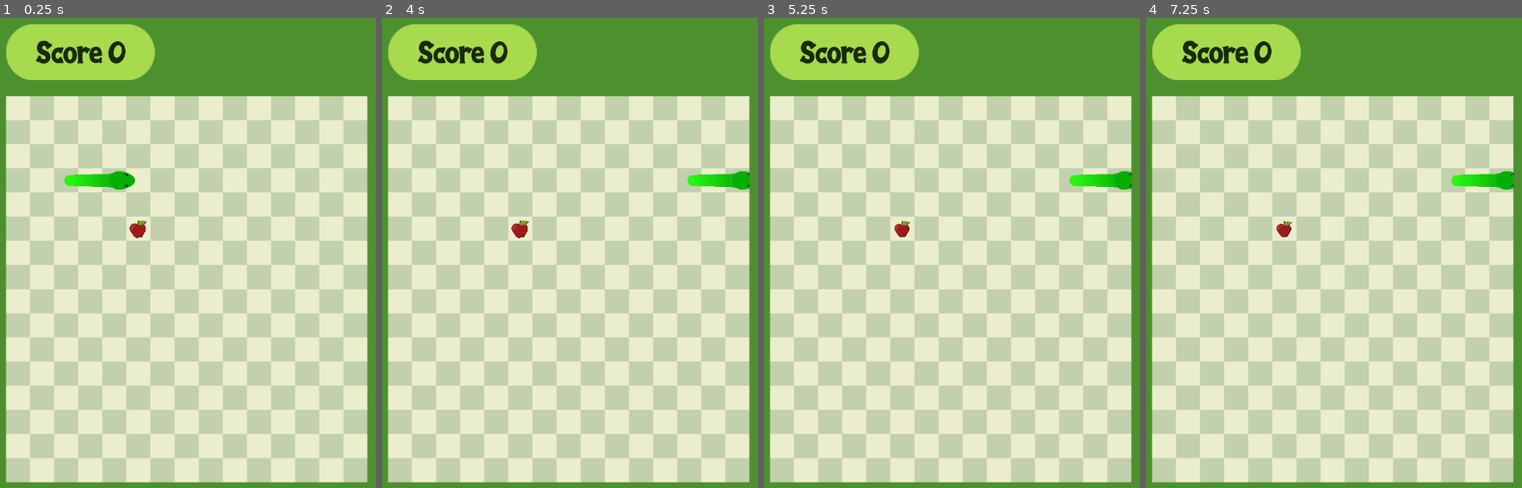
Above: before the commit, frames 1-4 (left to right).
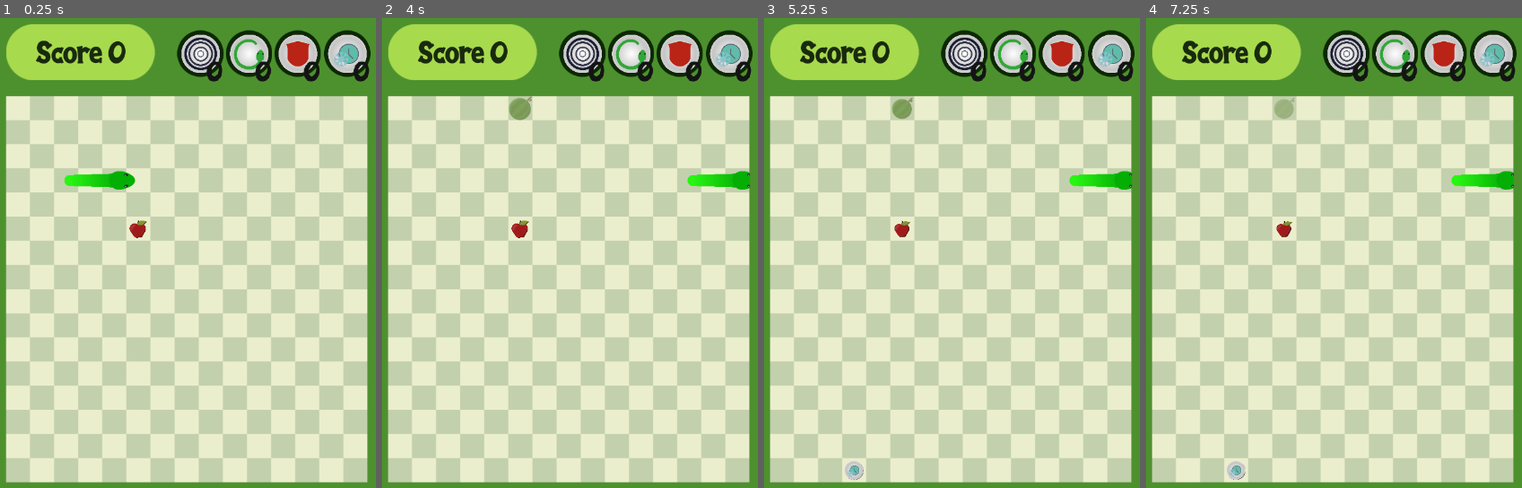
Above: after the commit, the same moments.

Repository: allanbts17/snakeMobile
Game: Godot game, scene res://game.tscn
The game is run twice, just before and just after one commit, with the same random seed, the same clock (stepped at 60 frames per second) and the same inputs.
Inputs (mouse positions are in pixels of both pictures, inside the frame that each line leads up to):
- Up to frame 1 (0.25 s): no input
- Up to frame 2 (4 s): move the mouse to (656, 332) at 0.52 s; click (656, 332) at 0.67 s; drag from (487, 408) to (521, 229) at 1.27 s; move the mouse to (607, 210) at 2.02 s; click (607, 210) at 2.17 s; tap Enter at 2.75 s; drag from (outside the picture) to (716, 182) at 2.77 s; tap Space at 3.5 s; move the mouse to (690, 478) at 3.52 s; click (690, 478) at 3.67 s
- Up to frame 3 (5.25 s): tap Enter at 4.25 s; drag from (827, 262) to (891, 191) at 4.27 s; tap Space at 5 s; move the mouse to (970, 370) at 5.02 s; click (970, 370) at 5.17 s
- Up to frame 4 (7.25 s): tap Enter at 5.75 s; drag from (1273, 191) to (1251, 408) at 5.77 s; tap Space at 6.5 s; move the mouse to (1420, 332) at 6.52 s; click (1420, 332) at 6.67 s

The runs differ from the first frame. In frame 1, 4.1% of the frame differs, in the area x 47-99%, y 2-14%; in frame 2, 4.4%; in frame 3, 4.5%, in the area x 21-99%, y 2-99%; in frame 4, 4.5%.

Commit message:
Power_ups, fix scarce food reposition

Diff:
--- a/game.tscn
+++ b/game.tscn
@@ -17,26 +17,34 @@
 [ext_resource path="res://assets/food/scarce4.png" type="Texture" id=15]
 [ext_resource path="res://scarce.gd" type="Script" id=16]
 [ext_resource path="res://animated_scale.shader" type="Shader" id=17]
-
-[sub_resource type="ShaderMaterial" id=12]
+[ext_resource path="res://assets/power_ups/attract.png" type="Texture" id=18]
+[ext_resource path="res://assets/power_ups/cut.png" type="Texture" id=19]
+[ext_resource path="res://assets/power_ups/invincibility.png" type="Texture" id=20]
+[ext_resource path="res://assets/power_ups/ring_off.png" type="Texture" id=21]
+[ext_resource path="res://assets/power_ups/ring_on.png" type="Texture" id=22]
+[ext_resource path="res://assets/power_ups/slow_down.png" type="Texture" id=23]
+[ext_resource path="res://power_ups.gd" type="Script" id=24]
+[ext_resource path="res://power_ups_count.gd" type="Script" id=25]
+
+[sub_resource type="ShaderMaterial" id=1]
 shader = ExtResource( 17 )
 shader_param/time_factor = 1.5
 shader_param/amplitud = 0.8
 
-[sub_resource type="ShaderMaterial" id=11]
+[sub_resource type="ShaderMaterial" id=2]
 shader = ExtResource( 17 )
 shader_param/time_factor = 1.5
 shader_param/amplitud = 0.8
 
-[sub_resource type="CircleShape2D" id=1]
+[sub_resource type="CircleShape2D" id=3]
 radius = 110.045
 
-[sub_resource type="ShaderMaterial" id=13]
+[sub_resource type="ShaderMaterial" id=4]
 shader = ExtResource( 17 )
 shader_param/time_factor = 1.5
 shader_param/amplitud = 0.8
 
-[sub_resource type="SpriteFrames" id=8]
+[sub_resource type="SpriteFrames" id=5]
 animations = [ {
 "frames": [ ExtResource( 12 ), ExtResource( 13 ), ExtResource( 14 ), ExtResource( 15 ) ],
 "loop": true,
@@ -44,33 +52,125 @@
 "speed": 5.0
 } ]
 
+[sub_resource type="ShaderMaterial" id=6]
+shader = ExtResource( 17 )
+shader_param/time_factor = 1.5
+shader_param/amplitud = 0.8
+
+[sub_resource type="CircleShape2D" id=7]
+radius = 130.0
+
+[sub_resource type="Animation" id=8]
+resource_name = "blink"
+length = 2.0
+tracks/0/type = "value"
+tracks/0/path = NodePath(".:modulate")
+tracks/0/interp = 1
+tracks/0/loop_wrap = true
+tracks/0/imported = false
+tracks/0/enabled = true
+tracks/0/keys = {
+"times": PoolRealArray( 0, 0.3, 0.6, 0.9, 1.2, 1.5, 1.8, 2 ),
+"transitions": PoolRealArray( 1, 1, 1, 1, 1, 1, 1, 1 ),
+"update": 0,
+"values": [ Color( 1, 1, 1, 1 ), Color( 1, 1, 1, 0 ), Color( 1, 1, 1, 1 ), Color( 1, 1, 1, 0 ), Color( 1, 1, 1, 1 ), Color( 1, 1, 1, 0 ), Color( 1, 1, 1, 1 ), Color( 1, 1, 1, 0 ) ]
+}
+
+[sub_resource type="Curve" id=9]
+_data = [ Vector2( 0, 1 ), 0.0, 0.156816, 0, 0, Vector2( 1, 0.782209 ), -0.00223913, 0.0, 0, 0 ]
+
+[sub_resource type="Gradient" id=10]
+colors = PoolColorArray( 0.0196078, 0.686275, 0.0196078, 1, 0.160784, 0.964706, 0.0745098, 1 )
+
+[sub_resource type="CapsuleShape2D" id=11]
+height = 70.8333
+
+[sub_resource type="CapsuleShape2D" id=12]
+radius = 4.99796
+height = 8.0
+
+[sub_resource type="RectangleShape2D" id=13]
+extents = Vector2( 10, 343.855 )
+
 [sub_resource type="ShaderMaterial" id=14]
 shader = ExtResource( 17 )
 shader_param/time_factor = 1.5
 shader_param/amplitud = 0.8
 
-[sub_resource type="CircleShape2D" id=9]
-radius = 130.0
-
-[sub_resource type="Curve" id=2]
-_data = [ Vector2( 0, 1 ), 0.0, 0.156816, 0, 0, Vector2( 1, 0.782209 ), -0.00223913, 0.0, 0, 0 ]
-
-[sub_resource type="Gradient" id=3]
-colors = PoolColorArray( 0.0196078, 0.686275, 0.0196078, 1, 0.160784, 0.964706, 0.0745098, 1 )
-
-[sub_resource type="CapsuleShape2D" id=4]
-height = 70.8333
-
-[sub_resource type="CapsuleShape2D" id=5]
-radius = 4.99796
-height = 8.0
-
-[sub_resource type="RectangleShape2D" id=6]
-extents = Vector2( 10, 343.855 )
-
-[sub_resource type="DynamicFont" id=7]
+[sub_resource type="SpriteFrames" id=15]
+animations = [ {
+"frames": [ ExtResource( 18 ), ExtResource( 19 ), ExtResource( 20 ), ExtResource( 23 ) ],
+"loop": true,
+"name": "power",
+"speed": 5.0
+} ]
+
+[sub_resource type="CircleShape2D" id=16]
+radius = 181.987
+
+[sub_resource type="Animation" id=17]
+resource_name = "blink"
+length = 2.0
+tracks/0/type = "value"
+tracks/0/path = NodePath("Sprite:modulate")
+tracks/0/interp = 1
+tracks/0/loop_wrap = true
+tracks/0/imported = false
+tracks/0/enabled = true
+tracks/0/keys = {
+"times": PoolRealArray( 0, 0.3, 0.6, 0.9, 1.2, 1.5, 1.8, 2 ),
+"transitions": PoolRealArray( 1, 1, 1, 1, 1, 1, 1, 1 ),
+"update": 0,
+"values": [ Color( 1, 1, 1, 1 ), Color( 1, 1, 1, 0 ), Color( 1, 1, 1, 1 ), Color( 1, 1, 1, 0 ), Color( 1, 1, 1, 1 ), Color( 1, 1, 1, 0 ), Color( 1, 1, 1, 1 ), Color( 1, 1, 1, 0 ) ]
+}
+tracks/1/type = "value"
+tracks/1/path = NodePath("Sprite2:modulate")
+tracks/1/interp = 1
+tracks/1/loop_wrap = true
+tracks/1/imported = false
+tracks/1/enabled = true
+tracks/1/keys = {
+"times": PoolRealArray( 0, 0.3, 0.6, 0.9, 1.2, 1.5, 1.8, 2 ),
+"transitions": PoolRealArray( 1, 1, 1, 1, 1, 1, 1, 1 ),
+"update": 0,
+"values": [ Color( 1, 1, 1, 1 ), Color( 1, 1, 1, 0 ), Color( 1, 1, 1, 1 ), Color( 1, 1, 1, 0 ), Color( 1, 1, 1, 1 ), Color( 1, 1, 1, 0 ), Color( 1, 1, 1, 1 ), Color( 1, 1, 1, 0 ) ]
+}
+tracks/2/type = "value"
+tracks/2/path = NodePath(".:modulate")
+tracks/2/interp = 1
+tracks/2/loop_wrap = true
+tracks/2/imported = false
+tracks/2/enabled = true
+tracks/2/keys = {
+"times": PoolRealArray( 0, 0.3, 0.6, 0.9, 1.2, 1.5, 1.8, 2 ),
+"transitions": PoolRealArray( 1, 1, 1, 1, 1, 1, 1, 1 ),
+"update": 0,
+"values": [ Color( 1, 1, 1, 1 ), Color( 1, 1, 1, 0 ), Color( 1, 1, 1, 1 ), Color( 1, 1, 1, 0 ), Color( 1, 1, 1, 1 ), Color( 1, 1, 1, 0 ), Color( 1, 1, 1, 1 ), Color( 1, 1, 1, 0 ) ]
+}
+
+[sub_resource type="Animation" id=19]
+resource_name = "idle"
+length = 0.1
+tracks/0/type = "value"
+tracks/0/path = NodePath(".:modulate")
+tracks/0/interp = 1
+tracks/0/loop_wrap = true
+tracks/0/imported = false
+tracks/0/enabled = true
+tracks/0/keys = {
+"times": PoolRealArray( 0.1 ),
+"transitions": PoolRealArray( 1 ),
+"update": 0,
+"values": [ Color( 1, 1, 1, 1 ) ]
+}
+
+[sub_resource type="DynamicFont" id=18]
 size = 50
 use_filter = true
+font_data = ExtResource( 4 )
+
+[sub_resource type="DynamicFont" id=20]
+size = 54
 font_data = ExtResource( 4 )
 
 [node name="main" type="Node2D"]
@@ -109,19 +209,20 @@
 
 [node name="Sprite2" type="Sprite" parent="game_board/food/apple"]
 self_modulate = Color( 0.313726, 0.313726, 0.313726, 1 )
-material = SubResource( 12 )
+material = SubResource( 1 )
 position = Vector2( 5, 5 )
 texture = ExtResource( 5 )
 
 [node name="Sprite" type="Sprite" parent="game_board/food/apple"]
-material = SubResource( 11 )
+material = SubResource( 2 )
 texture = ExtResource( 5 )
 
 [node name="CollisionShape2D" type="CollisionShape2D" parent="game_board/food/apple"]
 visible = false
-shape = SubResource( 1 )
+shape = SubResource( 3 )
 
 [node name="scarce" type="Area2D" parent="game_board/food"]
+modulate = Color( 1, 1, 1, 0.333333 )
 position = Vector2( 279.5, 279.5 )
 scale = Vector2( 0.15, 0.15 )
 script = ExtResource( 16 )
@@ -131,25 +232,31 @@
 
 [node name="Sprite2" type="AnimatedSprite" parent="game_board/food/scarce"]
 self_modulate = Color( 0.313726, 0.313726, 0.313726, 1 )
-material = SubResource( 13 )
+material = SubResource( 4 )
 position = Vector2( 5, 5 )
 scale = Vector2( 2.5, 2.5 )
-frames = SubResource( 8 )
+frames = SubResource( 5 )
 animation = "fruits"
 
 [node name="Sprite" type="AnimatedSprite" parent="game_board/food/scarce"]
-material = SubResource( 14 )
+material = SubResource( 6 )
 scale = Vector2( 2.5, 2.5 )
-frames = SubResource( 8 )
+frames = SubResource( 5 )
 animation = "fruits"
 
 [node name="CollisionShape2D" type="CollisionShape2D" parent="game_board/food/scarce"]
-shape = SubResource( 9 )
+visible = false
+shape = SubResource( 7 )
 
 [node name="show_timer" type="Timer" parent="game_board/food/scarce"]
+one_shot = true
 
 [node name="hide_timer" type="Timer" parent="game_board/food/scarce"]
 wait_time = 5.0
+one_shot = true
+
+[node name="AnimationPlayer" type="AnimationPlayer" parent="game_board/food/scarce"]
+anims/blink = SubResource( 8 )
 
 [node name="snakeBodyArea" type="Area2D" parent="game_board"]
 script = ExtResource( 8 )
@@ -212,21 +319,52 @@
 
 [node name="CollisionShape2D" type="CollisionShape2D" parent="game_board/border"]
 position = Vector2( -13.233, 343.759 )
-shape = SubResource( 6 )
+shape = SubResource( 13 )
 
 [node name="CollisionShape2D2" type="CollisionShape2D" parent="game_board/border"]
 position = Vector2( 660, 343.759 )
-shape = SubResource( 6 )
+shape = SubResource( 13 )
 
 [node name="CollisionShape2D3" type="CollisionShape2D" parent="game_board/border"]
 position = Vector2( 323.784, 702.482 )
 rotation = 1.5708
-shape = SubResource( 6 )
+shape = SubResource( 13 )
 
 [node name="CollisionShape2D4" type="CollisionShape2D" parent="game_board/border"]
 position = Vector2( 323.784, -14.164 )
 rotation = 1.5708
-shape = SubResource( 6 )
+shape = SubResource( 13 )
+
+[node name="power_ups" type="Area2D" parent="game_board"]
+position = Vector2( -100, -100 )
+scale = Vector2( 0.1, 0.1 )
+script = ExtResource( 24 )
+
+[node name="AnimatedSprite2" type="AnimatedSprite" parent="game_board/power_ups"]
+self_modulate = Color( 0.313726, 0.313726, 0.313726, 1 )
+material = SubResource( 14 )
+position = Vector2( 5, 5 )
+frames = SubResource( 15 )
+animation = "power"
+
+[node name="AnimatedSprite" type="AnimatedSprite" parent="game_board/power_ups"]
+material = SubResource( 14 )
+frames = SubResource( 15 )
+animation = "power"
+
+[node name="CollisionShape2D" type="CollisionShape2D" parent="game_board/power_ups"]
+visible = false
+shape = SubResource( 16 )
+
+[node name="show_timer" type="Timer" parent="game_board/power_ups"]
+one_shot = true
+
+[node name="hide_timer" type="Timer" parent="game_board/power_ups"]
+one_shot = true
+
+[node name="AnimationPlayer" type="AnimationPlayer" parent="game_board/power_ups"]
+anims/blink = SubResource( 17 )
+anims/idle = SubResource( 19 )
 
 [node name="upper_interface" type="Control" parent="."]
 margin_left = 37.0
@@ -253,10 +391,157 @@
 margin_top = 36.7755
 margin_right = 246.0
 margin_bottom = 114.775
-custom_fonts/font = SubResource( 7 )
+custom_fonts/font = SubResource( 18 )
 custom_colors/font_color = Color( 0.101961, 0.168627, 0.054902, 1 )
 text = "Score 150"
 align = 1
+valign = 1
+__meta__ = {
+"_edit_use_anchors_": false
+}
+
+[node name="power_ups" type="Node2D" parent="upper_interface"]
+position = Vector2( 348, 75 )
+scale = Vector2( 0.85, 0.85 )
+script = ExtResource( 25 )
+__meta__ = {
+"_edit_group_": true
+}
+
+[node name="attract" type="Node2D" parent="upper_interface/power_ups"]
+__meta__ = {
+"_edit_group_": true
+}
+
+[node name="TextureProgress" type="TextureProgress" parent="upper_interface/power_ups/attract"]
+margin_left = -48.5
+margin_top = -48.5
+margin_right = 48.5
+margin_bottom = 48.5
+texture_under = ExtResource( 21 )
+texture_progress = ExtResource( 22 )
+fill_mode = 4
+__meta__ = {
+"_edit_use_anchors_": false
+}
+
+[node name="power" type="Sprite" parent="upper_interface/power_ups/attract"]
+scale = Vector2( 0.22, 0.22 )
+texture = ExtResource( 18 )
+
+[node name="Label" type="Label" parent="upper_interface/power_ups/attract"]
+margin_left = 12.4642
+margin_top = 3.73928
+margin_right = 46.4642
+margin_bottom = 75.7393
+custom_fonts/font = SubResource( 20 )
+custom_colors/font_color = Color( 0.0823529, 0.0823529, 0.0862745, 1 )
+text = "0"
+valign = 1
+__meta__ = {
+"_edit_use_anchors_": false
+}
+
+[node name="cut" type="Node2D" parent="upper_interface/power_ups"]
+position = Vector2( 102, 0 )
+__meta__ = {
+"_edit_group_": true
+}
+
+[node name="TextureProgress" type="TextureProgress" parent="upper_interface/power_ups/cut"]
+margin_left = -48.5
+margin_top = -48.5
+margin_right = 48.5
+margin_bottom = 48.5
+texture_under = ExtResource( 21 )
+texture_progress = ExtResource( 22 )
+fill_mode = 4
+__meta__ = {
+"_edit_use_anchors_": false
+}
+
+[node name="power" type="Sprite" parent="upper_interface/power_ups/cut"]
+scale = Vector2( 0.22, 0.22 )
+texture = ExtResource( 19 )
+
+[node name="Label" type="Label" parent="upper_interface/power_ups/cut"]
+margin_left = 12.464
+margin_top = 3.739
+margin_right = 46.464
+margin_bottom = 75.739
+custom_fonts/font = SubResource( 20 )
+custom_colors/font_color = Color( 0.0823529, 0.0823529, 0.0862745, 1 )
+text = "0"
+valign = 1
+__meta__ = {
+"_edit_use_anchors_": false
+}
+
+[node name="invincibility" type="Node2D" parent="upper_interface/power_ups"]
+position = Vector2( 204, 0 )
+__meta__ = {
+"_edit_group_": true
+}
+
+[node name="TextureProgress" type="TextureProgress" parent="upper_interface/power_ups/invincibility"]
+margin_left = -48.5
+margin_top = -48.5
+margin_right = 48.5
+margin_bottom = 48.5
+texture_under = ExtResource( 21 )
+texture_progress = ExtResource( 22 )
+fill_mode = 4
+__meta__ = {
+"_edit_use_anchors_": false
+}
+
+[node name="power" type="Sprite" parent="upper_interface/power_ups/invincibility"]
+scale = Vector2( 0.22, 0.22 )
+texture = ExtResource( 20 )
+
+[node name="Label" type="Label" parent="upper_interface/power_ups/invincibility"]
+margin_left = 12.464
+margin_top = 3.739
+margin_right = 46.464
+margin_bottom = 75.739
+custom_fonts/font = SubResource( 20 )
+custom_colors/font_color = Color( 0.0823529, 0.0823529, 0.0862745, 1 )
+text = "0"
+valign = 1
+__meta__ = {
+"_edit_use_anchors_": false
+}
+
+[node name="slow_down" type="Node2D" parent="upper_interface/power_ups"]
+position = Vector2( 308, 0 )
+__meta__ = {
+"_edit_group_": true
+}
+
+[node name="TextureProgress" type="TextureProgress" parent="upper_interface/power_ups/slow_down"]
+margin_left = -48.5
+margin_top = -48.5
+margin_right = 48.5
+margin_bottom = 48.5
+texture_under = ExtResource( 21 )
+texture_progress = ExtResource( 22 )
+fill_mode = 4
+__meta__ = {
+"_edit_use_anchors_": false
+}
+
+[node name="power" type="Sprite" parent="upper_interface/power_ups/slow_down"]
+scale = Vector2( 0.22, 0.22 )
+texture = ExtResource( 23 )
+
+[node name="Label" type="Label" parent="upper_interface/power_ups/slow_down"]
+margin_left = 12.464
+margin_top = 3.739
+margin_right = 46.464
+margin_bottom = 75.739
+custom_fonts/font = SubResource( 20 )
+custom_colors/font_color = Color( 0.0823529, 0.0823529, 0.0862745, 1 )
+text = "0"
 valign = 1
 __meta__ = {
 "_edit_use_anchors_": false
@@ -267,5 +552,10 @@
 [connection signal="area_entered" from="game_board/food/scarce" to="game_board/food/scarce" method="_on_scarce_area_entered"]
 [connection signal="timeout" from="game_board/food/scarce/show_timer" to="game_board/food/scarce" method="_on_show_timer_timeout"]
 [connection signal="timeout" from="game_board/food/scarce/hide_timer" to="game_board/food/scarce" method="_on_hide_timer_timeout"]
+[connection signal="animation_finished" from="game_board/food/scarce/AnimationPlayer" to="game_board/food/scarce" method="_on_AnimationPlayer_animation_finished"]
 [connection signal="area_entered" from="game_board/snakeBodyArea" to="." method="_on_snakeBodyArea_area_entered"]
 [connection signal="area_entered" from="game_board/border" to="." method="_on_border_area_entered"]
+[connection signal="area_entered" from="game_board/power_ups" to="game_board/power_ups" method="_on_power_ups_area_entered"]
+[connection signal="timeout" from="game_board/power_ups/show_timer" to="game_board/power_ups" method="_on_show_timer_timeout"]
+[connection signal="timeout" from="game_board/power_ups/hide_timer" to="game_board/power_ups" method="_on_hide_timer_timeout"]
+[connection signal="animation_finished" from="game_board/power_ups/AnimationPlayer" to="game_board/power_ups" method="_on_AnimationPlayer_animation_finished"]
--- a/global.gd
+++ b/global.gd
@@ -260,12 +260,22 @@
 var apple_score = 1
 var scarce_max_score = 10
 var scarce_hide_time = 5
+var power_up_hide_time = 10
+var power_up_counter = {
+	"attract":0,
+	"cut":0,
+	"invincibility":0,
+	"slow_down":0
+}
+var hide_position = Vector2(-100,-100)
 # Called when the node enters the scene tree for the first time.
 func _ready():
 	pass # Replace with function body.
 
 func test():
 	pass
+
+
 	#print(pos)
 	#for x in board_squares.x:
 	#	for y in board_squares.y:
--- /dev/null
+++ b/power_ups.gd
@@ -0,0 +1,181 @@
+extends Area2D
+
+
+var total_solaped_spaces = []
+var total_spaces = []
+onready var head = get_tree().root.get_node("main").get_node("game_board").get_node("head")
+onready var apple = get_parent().get_node("food/apple")
+onready var scarce = get_parent().get_node("food/scarce")
+onready var show_timer = get_node("show_timer")
+onready var hide_timer = get_node("hide_timer")
+onready var blinking = get_node("AnimationPlayer")
+onready var power_sprite = get_node("AnimatedSprite")
+onready var power_up_count = get_tree().root.get_node("main").get_node("upper_interface").get_node("power_ups")
+
+var power_ups_dict = {
+	0:"attract",
+	1:"cut",
+	2:"invincibility",
+	3:"slow_down"
+}
+var index_by_power = {
+	"attract":0,
+	"cut":1,
+	"invincibility":2,
+	"slow_down":3
+}
+
+var probability_distribution = {
+	0:27,
+	1:24,
+	2:28,
+	3:21
+}
+
+var power_up_range = {}
+
+var selected_power
+var power_show_max_time = 20
+var wait_time_array = [2,6] #10,30
+var wait_time
+var animation_duration = 2
+
+# Called when the node enters the scene tree for the first time.
+func _ready():
+	#timer.start(5)
+	randomize()
+	set_power_up_range()
+	set_power_up()
+	reset_show_timer()
+	#print()
+	#for i in 100:
+	#	set_power_up()
+	pass # Replace with function body.
+
+# Called every frame. 'delta' is the elapsed time since the previous frame.
+func _process(delta):
+	#print(show_timer.time_left)
+	pass
+
+func _on_power_ups_area_entered(area):
+	if area.get_name() == 'head':
+		print(str('power-up colisiona con ',area.get_name()))
+		#Global.power_up_counter[selected_power] +=1
+		power_up_count.add(selected_power)
+		if not hide_timer.is_stopped():
+			hide_timer.stop()
+		else:
+			blinking.stop(true)
+			modulate = Color( 1, 1, 1, 1 )
+		reset_show_timer()
+		set_power_up()
+
+func _on_show_timer_timeout():
+	#print('show')
+	hide_timer.wait_time = Global.power_up_hide_time - animation_duration
+	hide_timer.start()
+	#score.add_score(Global.apple_score)
+	search_new_position()
+	reposition()
+
+func _on_AnimationPlayer_animation_finished(anim_name):
+	blinking.stop(true)
+	modulate = Color( 1, 1, 1, 1 )
+	reset_show_timer()
+	set_power_up()
+
+func _on_hide_timer_timeout():
+	#print('hide')
+	blinking.play("blink")
+
+func search_new_position():
+	total_solaped_spaces.clear()
+	total_spaces.clear()
+	#total_solaped_spaces = [] + Global.solaped_board_squares
+	fill_total_solaped_spaces()
+	add_head_pos()
+	add_food_pos()
+	add_scarce_pos()
+	filter_total_spaces()
+
+func set_power_up():
+	var power_ind = rand_range(0,100)
+	set_power_by_range(power_ind)
+	power_sprite.frame = index_by_power[selected_power]
+	#reduce_range(selected_power,20)
+	print('Power: ',selected_power,", ind: ",power_ind)
+
+func set_power_by_range(number) -> void:
+	if number <= power_up_range[0]:
+		selected_power = power_ups_dict[0]
+	elif number <= power_up_range[1]:
+		selected_power = power_ups_dict[1]
+	elif number <= power_up_range[2]:
+		selected_power = power_ups_dict[2]
+	else:
+		selected_power = power_ups_dict[3]
+
+func set_power_up_range():
+	for x in 4:
+		if x == 0:
+			power_up_range[x] = probability_distribution[x]
+		else:
+			power_up_range[x] = power_up_range[x-1] + probability_distribution[x]
+	#print(power_up_range)
+
+func reduce_range(power,value):
+	var index = index_by_power[power]
+	var other_power_value = value/3
+	power_up_range[index] -= value
+	for x in 4:
+		if x != index:
+			power_up_range[index] += other_power_value
+
+func increase_range(power,value):
+	var index = index_by_power[power]
+	var other_power_value = value/3
+	power_up_range[index] += value
+	for x in 4:
+		if x != index:
+			power_up_range[index] -= other_power_value
+
+
+func reset_show_timer():
+	position = Global.hide_position
+	wait_time = rand_range(wait_time_array[0],wait_time_array[1])
+	show_timer.wait_time = wait_time
+	show_timer.start()
+	#print('power-up wait time: ',wait_time)
+
+func reposition():
+	total_spaces.shuffle()
+	position = total_spaces[0]
+	print('position: ',position)
+
+func fill_total_solaped_spaces():
+	for ind in Global.solaped_board_squares:
+		total_solaped_spaces.append(Global.board_pos[ind])
+
+func add_head_pos():
+	var head_ind = total_solaped_spaces.find(head.position)
+	if head_ind == -1:
+		total_solaped_spaces.append(head.position)
+
+func add_food_pos():
+	var apple_ind = total_solaped_spaces.find(apple.position)
+	if apple_ind == -1:
+		total_solaped_spaces.append(apple.position)
+
+func add_scarce_pos():
+	var scarce_ind = total_solaped_spaces.find(scarce.position)
+	if scarce_ind == -1:
+		total_solaped_spaces.append(scarce.position)
+
+func filter_total_spaces():
+	dict_to_array()
+	for _pos in total_solaped_spaces:
+		total_spaces.erase(_pos)
+
+func dict_to_array():
+	for key in Global.board_pos:
+		total_spaces.append(Global.board_pos[key])
--- /dev/null
+++ b/power_ups_count.gd
@@ -0,0 +1,19 @@
+extends Node2D
+
+
+func _ready():
+	pass
+
+func add(power):
+	Global.power_up_counter[power] += 1
+	var path = str(power)+"/Label"
+	#$"slow_down/Label"
+	print(path)
+	get_node(path).text = str(Global.power_up_counter[power])
+
+
+func substract(power):
+	Global.power_up_counter[power] -= 1
+	if Global.power_up_counter[power] < 0:
+		Global.power_up_counter[power] = 0
+	get_node(str(Global.power_up_counter[power])+"/Label").text = str(Global.power_up_counter[power])
--- a/scarce.gd
+++ b/scarce.gd
@@ -6,10 +6,13 @@
 onready var score = get_tree().root.get_node("main").get_node("upper_interface/score")
 onready var apple = get_parent().get_node("apple")
 onready var fruits = get_node("Sprite")
+onready var power_up = get_tree().root.get_node("main").get_node("game_board").get_node("power_ups")
 onready var fruits_shadow = get_node("Sprite2")
 onready var scarce_timer = get_node("show_timer")
 onready var hide_timer = get_node("hide_timer")
-var wait_time_array = [10,30] #10,30
+onready var blinking = get_node("AnimationPlayer")
+onready var animation_duration = 2
+var wait_time_array = [2,4] #10,30
 var wait_time
 var fruit_frames = [0,1,2,3]
 var fruit_frames_ind = 0
@@ -22,8 +25,8 @@
 # Called when the node enters the scene tree for the first time.
 func _ready():
 	randomize()
-	position = Vector2(-500,-500)
-	reset_timer()
+	position = Global.hide_position
+	reset_show_timer()
 	fruit_frames.shuffle()
 	set_fruit_frame()
 
@@ -32,6 +35,7 @@
 #func _process(delta):
 #	pass
 func set_fruit_frame():
+	#print('enter here')
 	fruits.frame = fruit_frames[fruit_frames_ind]
 	fruits_shadow.frame = fruit_frames[fruit_frames_ind]
 	if fruit_frames_ind == 3:
@@ -44,20 +48,14 @@
 	else:
 		fruit_frames_ind = 0
 
-func reset_timer():
-	position = Vector2(-500,-500)
+func reset_show_timer():
+	position = Global.hide_position
 	wait_time = round(rand_range(wait_time_array[0],wait_time_array[1]))
 	scarce_timer.wait_time = wait_time
 	scarce_timer.start()
-	print('scarce wait time: ',wait_time)
+	#print('scarce wait time: ',wait_time)
 
-func _on_hide_timer_timeout():
-	reset_timer()
-	set_fruit_frame()
-
-func _on_show_timer_timeout():
-	hide_timer.start(Global.scarce_hide_time)
-	#score.add_score(Global.apple_score)
+func search_new_position():
 	total_solaped_spaces.clear()
 	total_spaces.clear()
 	#total_solaped_spaces = [] + Global.solaped_board_squares
@@ -65,19 +63,44 @@
 	add_head_pos()
 	add_food_pos()
 	add_scarce_pos()
+	add_power_up()
 	filter_total_spaces()
+
+func _on_AnimationPlayer_animation_finished(anim_name):
+	#print('hide')
+	blinking.stop(true)
+	modulate = Color( 1, 1, 1, 1 )
+	reset_show_timer()
+	set_fruit_frame()
+
+func _on_hide_timer_timeout():
+	blinking.play("blink")
+
+func _on_show_timer_timeout():
+	hide_timer.wait_time = Global.scarce_hide_time - animation_duration
+	hide_timer.start()
+	#print('timeout show')
+	#score.add_score(Global.apple_score)
+	search_new_position()
 	reposition()
 
 func _on_scarce_area_entered(area):
 	if area.get_name() == 'head':
 		print(str('scarce colisiona con ',area.get_name()))
-		hide_timer.stop()
+		if not hide_timer.is_stopped():
+			hide_timer.stop()
+		else:
+			blinking.stop(true)
+			modulate = Color( 1, 1, 1, 1 )
 		set_score()
-		reset_timer()
+		reset_show_timer()
 		set_fruit_frame()
 
 func set_score():
-	var time_passed = Global.scarce_hide_time - hide_timer.time_left
+	var time_passed = Global.scarce_hide_time - (hide_timer.time_left + animation_duration)
+	if blinking.is_playing():
+		time_passed += blinking.get_current_animation_position()
+	print("Time left: ",hide_timer.time_left)
 	var score_num = time_passed * Global.scarce_max_score / Global.scarce_hide_time
 	score_num = clamp(round(score_num),1,Global.scarce_max_score)
 	score.add_score(score_num)
@@ -85,9 +108,6 @@
 func reposition():
 	total_spaces.shuffle()
 	position = total_spaces[0]
-	#Global.score += 1
-	#if Global.score >= 5:
-	#ssss	Global.run = false
 
 func fill_total_solaped_spaces():
 	for ind in Global.solaped_board_squares:
@@ -108,6 +128,11 @@
 	if scarce_ind == -1:
 		total_solaped_spaces.append(position)
 
+func add_power_up():
+	var power_ind = total_solaped_spaces.find(power_up.position)
+	if power_ind == -1:
+		total_solaped_spaces.append(power_up.position)
+
 func filter_total_spaces():
 	dict_to_array()
 
Not shown: 4 places in game.tscn that only renumber resources
